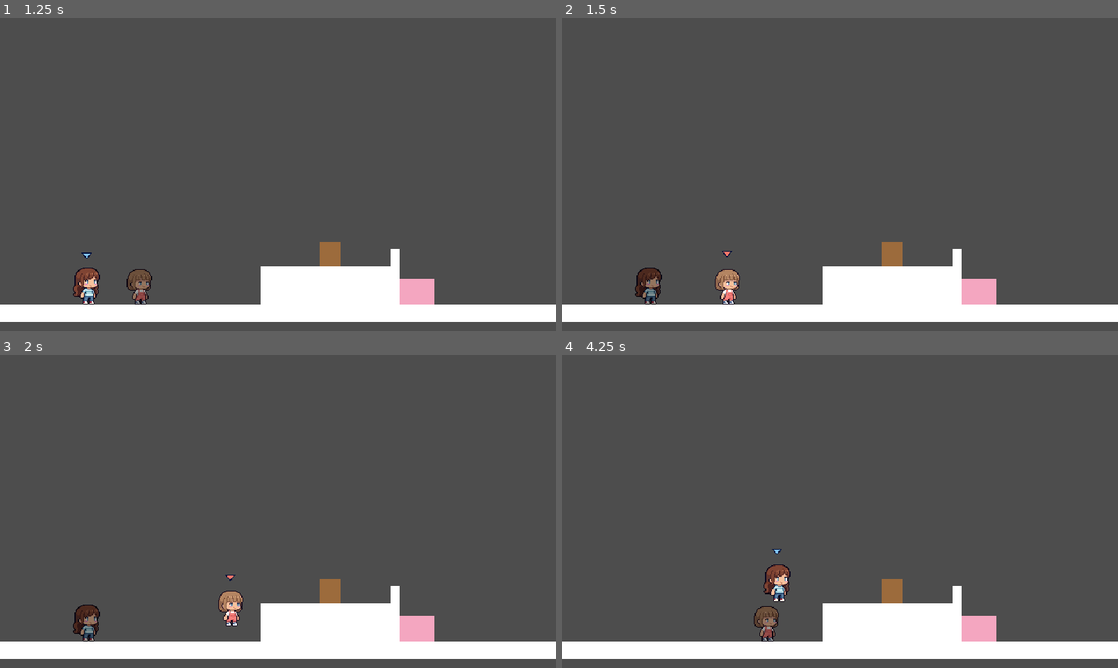
Above: before the commit, frames 1-4 (two rows, left to right).
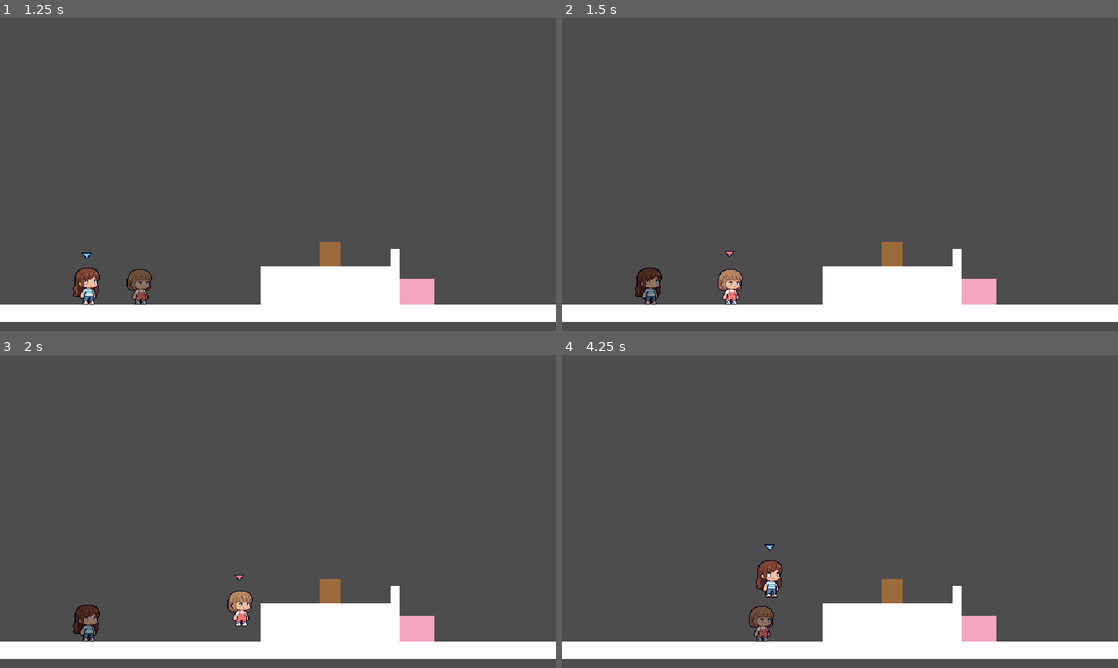
Above: after the commit, the same moments.

Repository: jferrervic/wonder-sisters
Game: Godot game, scene res://escenas/titulo.tscn
Same seed, same stepped clock (60 frames per second), same inputs: the game is played once before the commit and once after it.
Inputs:
- Up to frame 1 (1.25 s): click "Jugar" at 0.5 s
- Up to frame 2 (1.5 s): tap Enter at 1.25 s; hold Right (derecha) from 1.28 s (still down); hold Q (cambiar) from 1.28 s (still down)
- Up to frame 3 (2 s): keep holding Right (derecha); keep holding Q (cambiar); tap W (saltar) at 1.52 s
- Up to frame 4 (4.25 s): release Q (cambiar) at 2.03 s; tap Q (cambiar) at 2.1, 3.6 s; tap W (saltar) at 2.27, 3.77 s; release Right (derecha) at 2.78 s; hold A (izquierda) 2.78-3.53 s; hold Q (cambiar) 2.78-3.53 s; tap Space at 3.5 s; hold Right (derecha) from 3.53 s (still down)

Frame 1 is identical in both runs. In frame 2, 0.3% of the frame differs, in the area x 27-33%, y 74-92%; in frame 3, 0.6%; in frame 4, 1.0%, in the area x 33-42%, y 60-92%.

Commit message:
Solución error estadísticas salto y velocidad.
Los valores de velocidad y salto de Enara se habían modificado por error en main.tscn en lugar de su propia escena.

Se trasladan los valores a enara.tscn y se quita la modificación de main.tscn, de modo que cada hermana guarda sus estadísticas en su escena.

Valores actuales
- Laia: velocidad 140, salto -330
- Enara: velocidad 165, salto -260

Diff:
--- a/escenas/enara.tscn
+++ b/escenas/enara.tscn
@@ -8,6 +8,8 @@
 
 [node name="enara" type="CharacterBody2D" unique_id=1882728851]
 script = ExtResource("1_daj2g")
+velocidad = 165.0
+salto = -260.0
 color_flecha = Color(0.98039216, 0.46666667, 0.4117647, 1)
 
 [node name="Sprite2D" type="Sprite2D" parent="." unique_id=552429618]
--- a/escenas/main.tscn
+++ b/escenas/main.tscn
@@ -25,8 +25,6 @@
 
 [node name="laia" parent="." unique_id=1882728851 instance=ExtResource("1_d7u15")]
 position = Vector2(100, 280)
-velocidad = 150.0
-salto = -320.0
 
 [node name="suelo" type="StaticBody2D" parent="." unique_id=177796030]
 position = Vector2(320, 340)
@@ -42,7 +40,6 @@
 
 [node name="enara" parent="." unique_id=1322479456 instance=ExtResource("2_0kxa1")]
 position = Vector2(160, 280)
-salto = -260.0
 
 [node name="Pausa" parent="." unique_id=23788049 instance=ExtResource("4_26pgj")]
 
